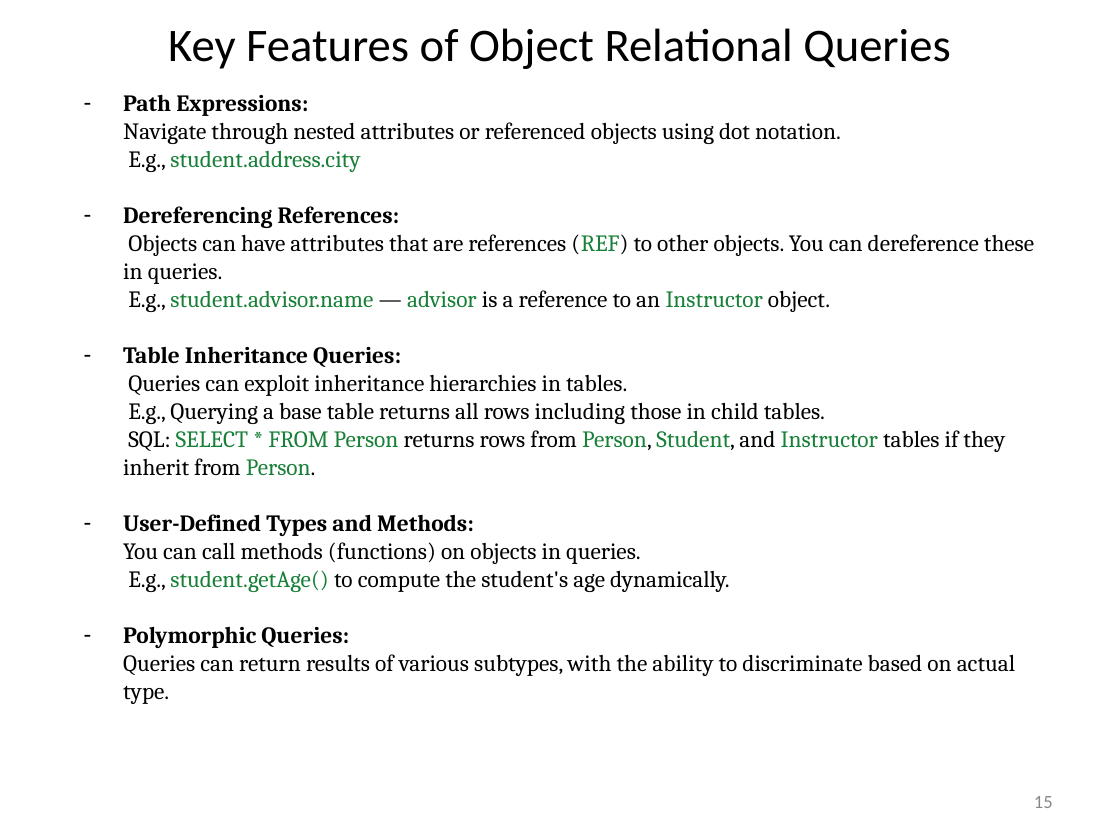
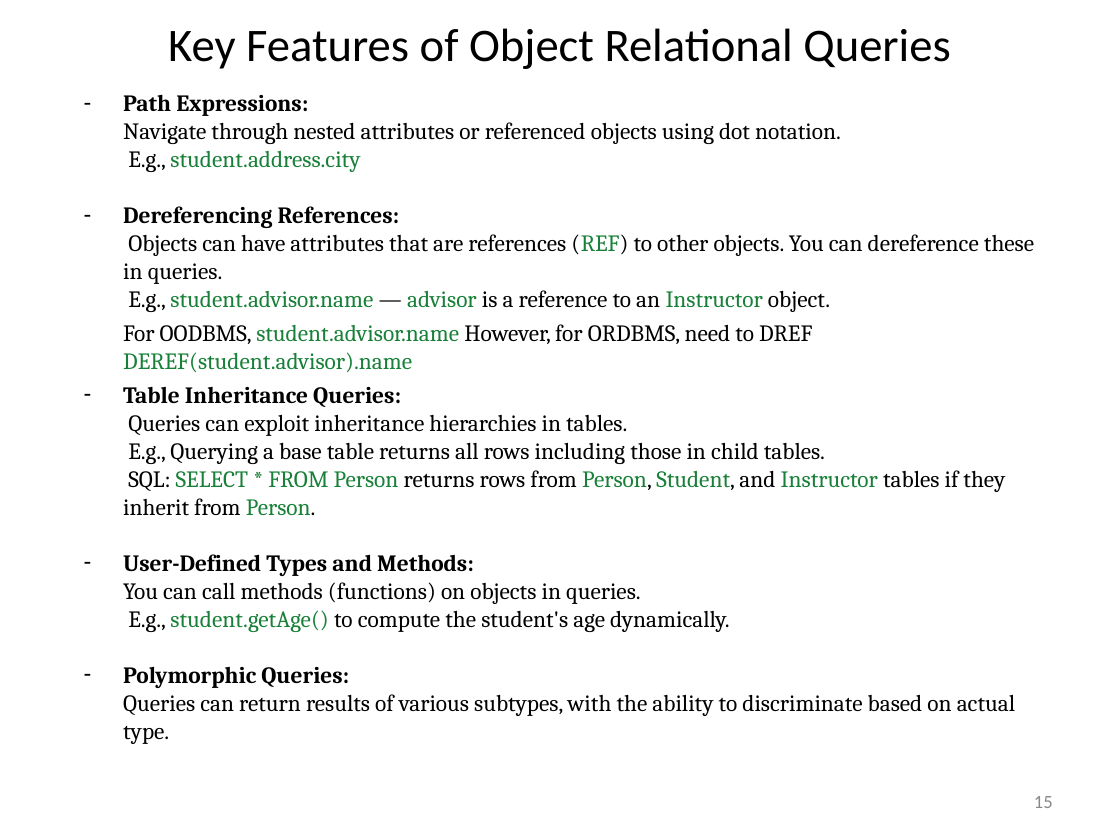
Before and after one commit to rizveeredwan/course-contents, a slide deck: slide 15 of CSE-3104/Slides/Introduction_to_modern_databases.pptx. Drawn at 1120x840 pixels with LibreOffice and Linux fonts; fonts in the diff are those of the drawing. Boxes give left, top, right and bottom in pixels: in the first picture for what was removed or moved away, otherwise in the second. Text is boxed around its words. In the diff, an @@ line names an element or a change of style, - is before the commit and + after.

```diff
--- a/CSE-3104/Slides/Introduction_to_modern_databases.pptx
+++ b/CSE-3104/Slides/Introduction_to_modern_databases.pptx
@@ text at box(123, 324, 812, 372): paragraph added @@
+For OODBMS, student.advisor.name However, for ORDBMS, need to DREF DEREF(student.advisor).name
@@ text at box(123, 387, 1005, 516): more space between paragraphs @@
```
Also in this commit, not shown: 5 other slides changed, 13 slides added, 7 slides removed.
